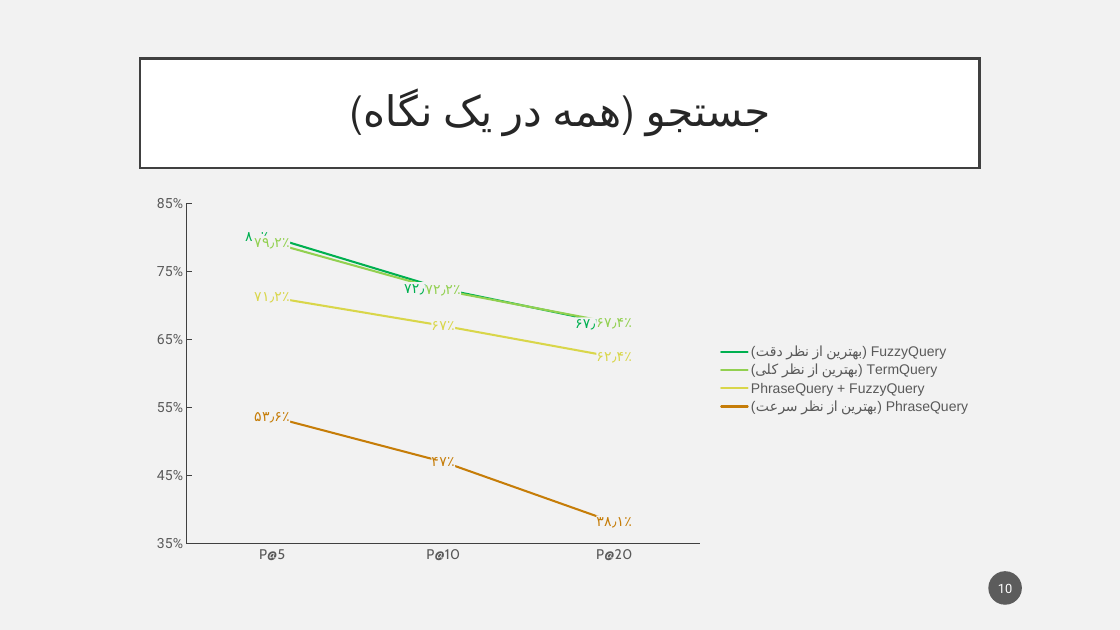
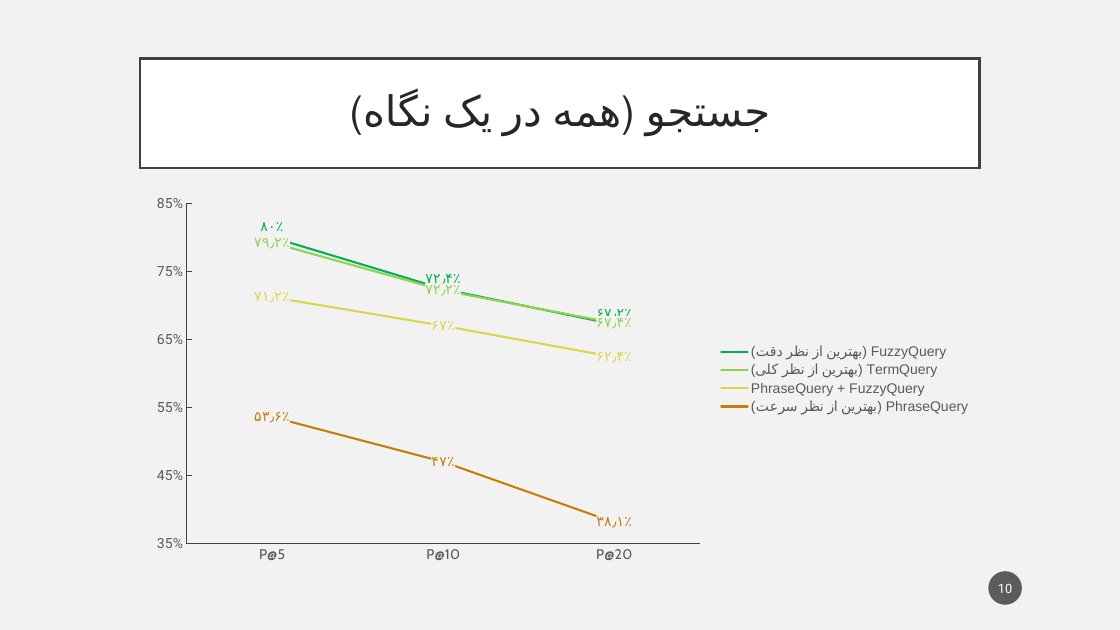
Before and after one commit to mahozad/graph-search, a slide deck: slide 10 of presentation.pptx. Drawn at 1120x630 pixels with LibreOffice and Linux fonts; fonts in the diff are those of the drawing. Boxes give left, top, right and bottom in pixels: in the first picture for what was removed or moved away, otherwise in the second. Text is boxed around its words. In the diff, an @@ line names an element or a change of style, - is before the commit and + after.

Commit message:
Update the presentation

```diff
--- a/presentation.pptx
+++ b/presentation.pptx
@@ line chart at bbox=[140, 187, 981, 571] @@
@@ data labels of (بهترین از نظر دقت) FuzzyQuery changed @@
```
